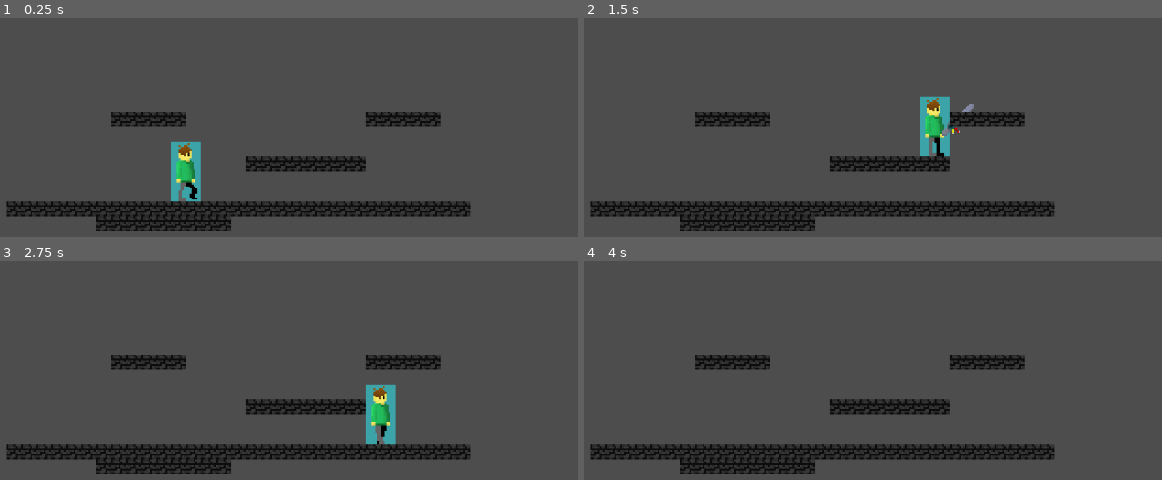
Above: before the commit, frames 1-4 (two rows, left to right).
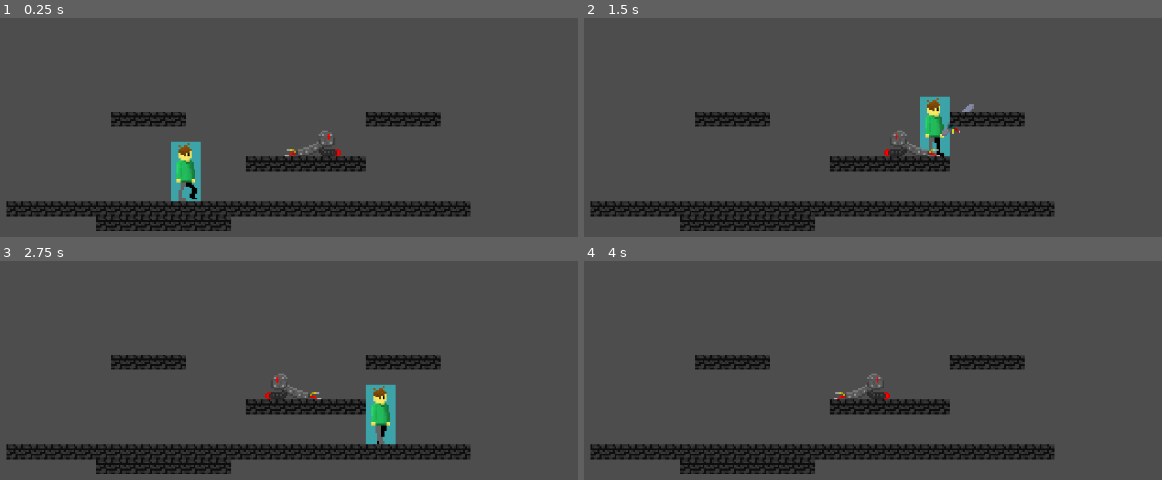
Above: after the commit, the same moments.

Repository: waterslinky/Game2
Game: Godot game, scene res://scenes/main.tscn
Same seed, same stepped clock (60 frames per second), same inputs: the game is played once before the commit and once after it.
Inputs (mouse positions are in pixels of both pictures, inside the frame that each line leads up to):
- Up to frame 1 (0.25 s): no input
- Up to frame 2 (1.5 s): tap Enter (ui_accept) at 0.5, 0.77 s; move the mouse to (936, 149) at 0.52 s; hold Right (ui_right) from 0.53 s (still down); click (936, 149) at 0.6 s; move the mouse to (601, 193) at 1.27 s; click (601, 193) at 1.35 s
- Up to frame 3 (2.75 s): tap Enter (ui_accept) at 1.52 s; move the mouse to (260, 315) at 2.02 s; release Right (ui_right) at 2.03 s; hold Left (ui_left) from 2.03 s (still down); click (260, 315) at 2.1 s
- Up to frame 4 (4 s): move the mouse to (outside the picture) at 2.77 s; release Left (ui_left) at 2.78 s; hold Right (ui_right) from 2.78 s (still down); click (outside the picture) at 2.85 s; tap Enter (ui_accept) at 3.02, 3.77 s; move the mouse to (outside the picture) at 3.52 s; click (outside the picture) at 3.6 s

The runs differ from the first frame. In frame 1, 0.2% of the frame differs, in the area x 49-59%, y 51-64%; in frame 2, 0.3%, in the area x 51-62%, y 51-64%; in frame 3, 0.2%; in frame 4, 0.2%.

Commit message:
basic enemy

Diff:
--- /dev/null
+++ b/scenes/enemy.gd
@@ -0,0 +1,36 @@
+extends Node2D
+
+@onready var sprite_2d = $Sprite2D
+
+@onready var ray_cast_right = $RayCastRight
+@onready var ray_cast_2d_right_down = $RayCast2DRightDown
+@onready var ray_cast_2d_left_down = $RayCast2DLeftDown
+@onready var ray_cast_2d_right = $RayCast2DRight
+
+
+
+@export var direction=1
+@export var speed = 15
+
+# Called when the node enters the scene tree for the first time.
+func _ready():
+	pass # Replace with function body.
+
+
+
+# Called every frame. 'delta' is the elapsed time since the previous frame.
+func _process(delta):
+
+	#print(ray_cast_2d_right_down.is_colliding())
+	if ray_cast_2d_right_down.is_colliding()==false:
+		direction=-1
+		sprite_2d.flip_h=true
+	if ray_cast_2d_left_down.is_colliding()==false:
+		direction=1
+		sprite_2d.flip_h=false
+
+
+	position.x+=direction * delta * speed
+
+
+	pass
--- /dev/null
+++ b/scenes/enemy.tscn
@@ -0,0 +1,27 @@
+[gd_scene load_steps=3 format=3 uid="uid://blalghfmoq0m1"]
+
+[ext_resource type="Script" path="res://scenes/enemy.gd" id="1_5fjjo"]
+[ext_resource type="Texture2D" uid="uid://7tbcavkh88jm" path="res://assets/textures/enemy.png" id="1_5xk8u"]
+
+[node name="enemy" type="Node2D"]
+script = ExtResource("1_5fjjo")
+
+[node name="Sprite2D" type="Sprite2D" parent="."]
+position = Vector2(0, -16)
+texture = ExtResource("1_5xk8u")
+
+[node name="RayCastRight" type="RayCast2D" parent="."]
+position = Vector2(14, 0)
+target_position = Vector2(1, 0)
+
+[node name="RayCast2DRightDown" type="RayCast2D" parent="."]
+position = Vector2(15, -1)
+target_position = Vector2(0, 1)
+
+[node name="RayCast2DLeftDown" type="RayCast2D" parent="."]
+position = Vector2(-12, -1)
+target_position = Vector2(0, 1)
+
+[node name="RayCast2DRight" type="RayCast2D" parent="."]
+position = Vector2(-11, 0)
+target_position = Vector2(-1, 0)
--- a/scenes/main.tscn
+++ b/scenes/main.tscn
@@ -1,7 +1,8 @@
-[gd_scene load_steps=5 format=3 uid="uid://cutfemkrtv4hb"]
+[gd_scene load_steps=6 format=3 uid="uid://cutfemkrtv4hb"]
 
 [ext_resource type="PackedScene" uid="uid://cnimv2l8fae58" path="res://scenes/guy_man.tscn" id="1_k7nrh"]
 [ext_resource type="Texture2D" uid="uid://2pjskwq8r4jg" path="res://assets/textures/tiles-export.png" id="2_w3j0c"]
+[ext_resource type="PackedScene" uid="uid://blalghfmoq0m1" path="res://scenes/enemy.tscn" id="3_62lav"]
 
 [sub_resource type="TileSetAtlasSource" id="TileSetAtlasSource_fyy22"]
 texture = ExtResource("2_w3j0c")
@@ -92,3 +93,6 @@
 tile_set = SubResource("TileSet_avsd2")
 format = 2
 layer_0/tile_data = PackedInt32Array(131066, 0, 0, 131067, 0, 0, 131068, 0, 0, 131069, 0, 0, 131070, 0, 0, 131071, 0, 0 …(646 unchanged characters)…
+
+[node name="enemy" parent="." instance=ExtResource("3_62lav")]
+position = Vector2(64, -24)
--- a/scripts/basic_sword.gd
+++ b/scripts/basic_sword.gd
@@ -9,9 +9,9 @@
 	if(Input.is_action_just_pressed("attack")):
 		active_timer=25
 
-	if(active_timer):
+	if(active_timer>0):
 		self.visible=true
-		active_timer-=1
+		active_timer-=60*delta
 	else:
 		self.visible=false
 	#position.x=player.position.x
Binary file added: assets/textures/enemy.png
Not shown, added: assets/textures/enemy.png.import
